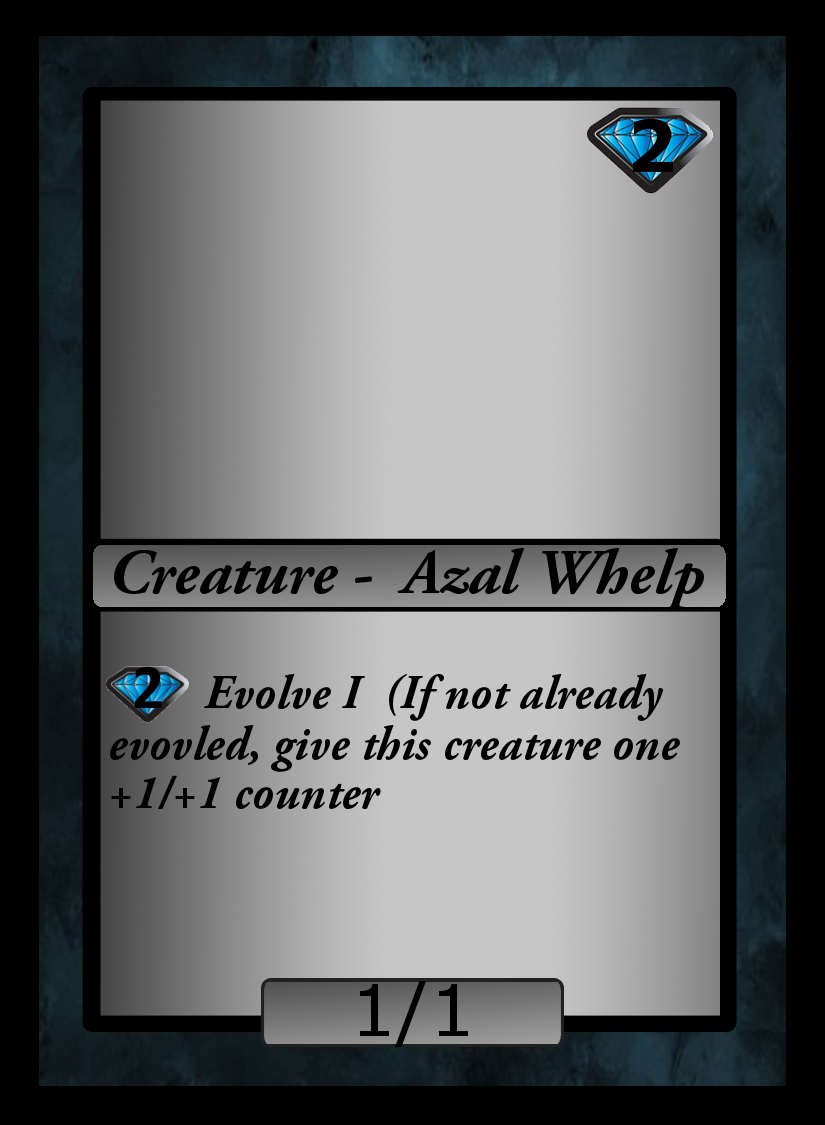
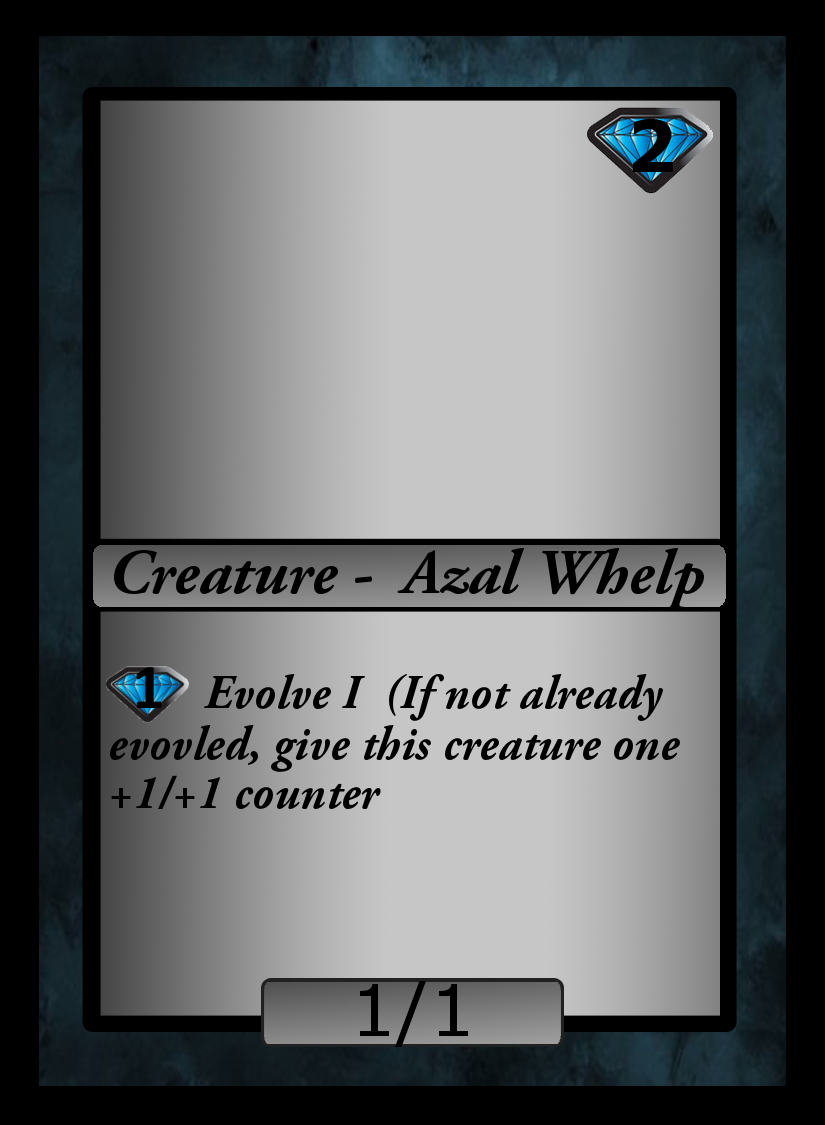
Layered file, before and after one edit (825×1125). Changes by layer:
renamed "2 Evolve I (If not alread..." to "1 Evolve I (If not alread...", painted on it over bbox(134, 666, 162, 708)
